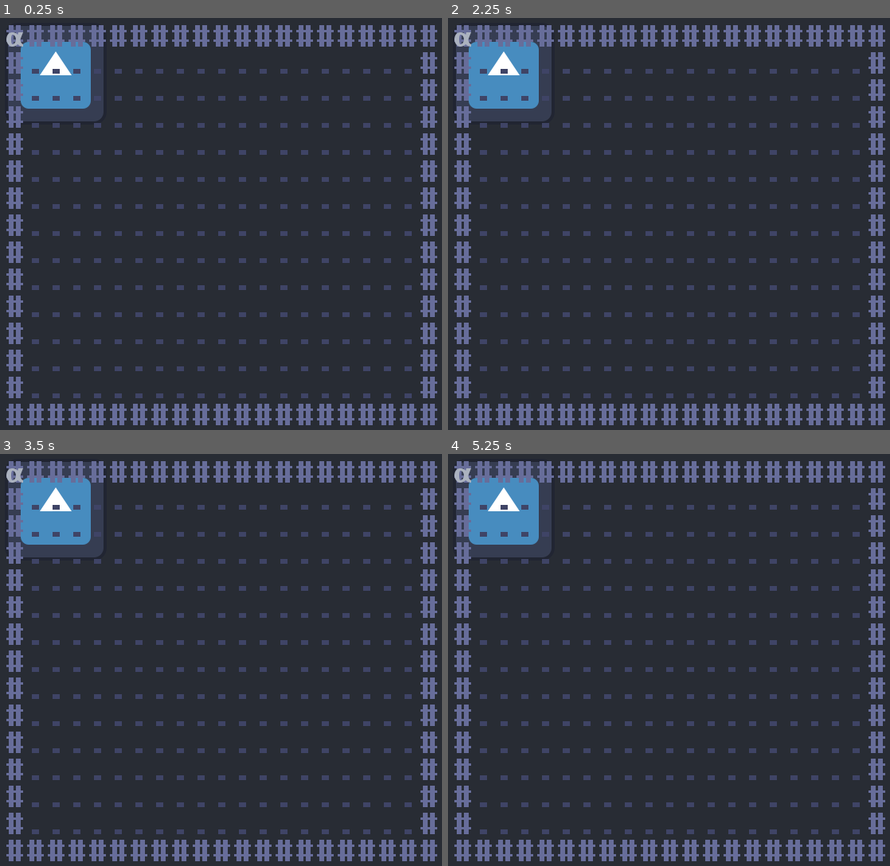
Above: before the commit, frames 1-4 (two rows, left to right).
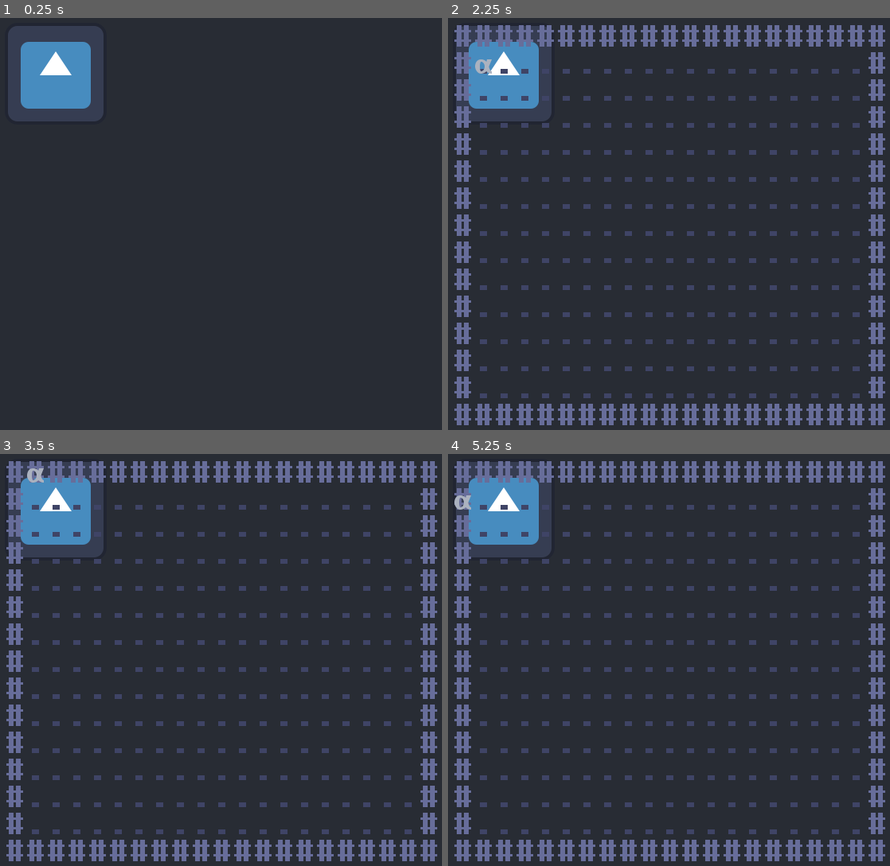
Above: after the commit, the same moments.

Repository: Coul33t/Godot2DTest
Game: Godot game, scene res://scene/main/MainScene.tscn
Same seed, same stepped clock (60 frames per second), same inputs: the game is played once before the commit and once after it. The engine's default icon, where the game draws it, is replaced by a stand-in: a white triangle on a blue panel in a dark square.
Inputs:
- Up to frame 1 (0.25 s): no input
- Up to frame 2 (2.25 s): tap Enter at 0.5, 2 s; hold D (move_right, bound only after the commit) 0.53-1.28 s; tap Space (init_world, bound only after the commit) at 0.6, 1.25, 1.35, 2.1 s; hold S (move_down, bound only after the commit) 1.28-2.03 s; hold D (move_right, bound only after the commit) from 2.03 s (still down)
- Up to frame 3 (3.5 s): tap Space (init_world, bound only after the commit) at 2.75, 2.85 s; release D (move_right, bound only after the commit) at 2.78 s; hold W (move_up, bound only after the commit) from 2.78 s (still down)
- Up to frame 4 (5.25 s): tap Enter at 3.5 s; release W (move_up, bound only after the commit) at 3.53 s; hold A (move_left, bound only after the commit) 3.53-5.03 s; tap Space (init_world, bound only after the commit) at 3.6, 4.25, 4.35, 5.1 s; hold S (move_down, bound only after the commit) from 5.03 s (still down)

The runs differ from the first frame. In frame 1, 14% of the frame differs, in the area x 1-99%, y 1-99%; in frame 2, 0.2%; in frame 3, 0.2%; in frame 4, 0.2%.

Commit message:
Tutorial part 4 done

Diff:
--- /dev/null
+++ b/library/InputName.gd
@@ -0,0 +1,7 @@
+extends Node
+
+const MOVE_UP: String = "move_up"
+const MOVE_RIGHT: String = "move_right"
+const MOVE_LEFT: String = "move_left"
+const MOVE_DOWN: String = "move_down"
+const INIT_WORLD: String = "init_world"
--- a/project.godot
+++ b/project.godot
@@ -23,6 +23,39 @@
 window/size/resizable=false
 window/energy_saving/keep_screen_on=false
 
+[input]
+
+move_up={
+"deadzone": 0.5,
+"events": [Object(InputEventKey,"resource_local_to_scene":false,"resource_name":"","device":0,"window_id":0,"alt_pressed":false,"shift_pressed":false,"ctrl_pressed":false,"meta_pressed":false,"pressed":false,"keycode":0,"physical_keycode":87,"key_label":0,"unicode":0,"echo":false,"script":null)
+]
+}
+move_right={
+"deadzone": 0.5,
+"events": [Object(InputEventKey,"resource_local_to_scene":false,"resource_name":"","device":0,"window_id":0,"alt_pressed":false,"shift_pressed":false,"ctrl_pressed":false,"meta_pressed":false,"pressed":false,"keycode":0,"physical_keycode":68,"key_label":0,"unicode":0,"echo":false,"script":null)
+]
+}
+move_down={
+"deadzone": 0.5,
+"events": [Object(InputEventKey,"resource_local_to_scene":false,"resource_name":"","device":0,"window_id":0,"alt_pressed":false,"shift_pressed":false,"ctrl_pressed":false,"meta_pressed":false,"pressed":false,"keycode":0,"physical_keycode":83,"key_label":0,"unicode":0,"echo":false,"script":null)
+]
+}
+move_left={
+"deadzone": 0.5,
+"events": [Object(InputEventKey,"resource_local_to_scene":false,"resource_name":"","device":0,"window_id":0,"alt_pressed":false,"shift_pressed":false,"ctrl_pressed":false,"meta_pressed":false,"pressed":false,"keycode":0,"physical_keycode":65,"key_label":0,"unicode":0,"echo":false,"script":null)
+]
+}
+interact={
+"deadzone": 0.5,
+"events": [Object(InputEventKey,"resource_local_to_scene":false,"resource_name":"","device":0,"window_id":0,"alt_pressed":false,"shift_pressed":false,"ctrl_pressed":false,"meta_pressed":false,"pressed":false,"keycode":0,"physical_keycode":69,"key_label":0,"unicode":0,"echo":false,"script":null)
+]
+}
+init_world={
+"deadzone": 0.5,
+"events": [Object(InputEventKey,"resource_local_to_scene":false,"resource_name":"","device":0,"window_id":0,"alt_pressed":false,"shift_pressed":false,"ctrl_pressed":false,"meta_pressed":false,"pressed":false,"keycode":0,"physical_keycode":32,"key_label":0,"unicode":0,"echo":false,"script":null)
+]
+}
+
 [rendering]
 
 environment/defaults/default_clear_color=Color(0.156863, 0.172549, 0.203922, 1)
--- a/scene/main/InitWorld.gd
+++ b/scene/main/InitWorld.gd
@@ -1,4 +1,6 @@
 extends Node2D
+
+signal sprite_created(new_sprite)
 
 const PLAYER := preload("res://sprites/pc.tscn")
 const WALL := preload("res://sprites/wall.tscn")
@@ -10,11 +12,17 @@
 var _new_groupname := preload("res://library/GroupName.gd").new()
 var _new_convertcoord := preload("res://library/ConvertCoord.gd").new()
 var _new_dungeonsize := preload("res://library/DungeonSize.gd").new()
+var _new_inputname := preload("res://library/InputName.gd").new()
 
-# Called when the node enters the scene tree for the first time.
-func _ready() -> void:
+var _initialised = false
+
+func _init_dungeon() -> void:
 	_make_dummy_map()
+
+
+func _init_player() -> void:
 	_create_sprite(PLAYER, _new_groupname.PC, 0, 0)
+
 
 func _make_dummy_map() -> void:
 	# Walls
@@ -31,6 +39,7 @@
 		for y in range(1, _new_dungeonsize.MAX_Y - 1):
 			_create_sprite(FLOOR, _new_groupname.FLOOR, x, y)
 
+
 func _create_sprite(prefab: PackedScene, group: String, x: int, y: int) -> void:
 	var new_sprite = prefab.instantiate() as Sprite2D
 	new_sprite.position = _new_convertcoord.index_to_vector(x, y)
@@ -38,6 +47,21 @@
 
 	add_child(new_sprite)
 
+	emit_signal("sprite_created", new_sprite)
+
+func init_world() -> void:
+	_init_dungeon()
+	_init_player()
+
+func _unhandled_input(event: InputEvent) ->void:
+	if event.is_action_pressed(_new_inputname.INIT_WORLD):
+		init_world()
+		set_process_unhandled_input(false)
+
+# Called when the node enters the scene tree for the first time.
+func _ready() -> void:
+	pass
+
 
 # Called every frame. 'delta' is the elapsed time since the previous frame.
 func _process(delta):
--- /dev/null
+++ b/scene/main/MainScene.gd
@@ -0,0 +1,14 @@
+extends Node2D
+
+var __
+
+# Called when the node enters the scene tree for the first time.
+func _ready():
+	# old way: var __ = get_node("../InitWorld").connect("sprite_created", self, "_on_InitWorld_sprite_created", [index])
+	# new way: var __ = get_node("../InitWorld").sprite_created.connect(_on_InitWorld_sprite_created.bind(index))
+	__ = get_node("InitWorld").sprite_created.connect(get_node("PCmove")._on_InitWorld_sprite_created)
+
+
+# Called every frame. 'delta' is the elapsed time since the previous frame.
+func _process(delta):
+	pass
--- a/scene/main/MainScene.tscn
+++ b/scene/main/MainScene.tscn
@@ -1,14 +1,17 @@
-[gd_scene load_steps=5 format=3 uid="uid://bkun0f6jn3ag5"]
+[gd_scene load_steps=7 format=3 uid="uid://bkun0f6jn3ag5"]
 
 [ext_resource type="Texture2D" uid="uid://bc1jhd8euktaw" path="res://ressources/icon.svg" id="1_47nj0"]
+[ext_resource type="Script" path="res://scene/main/MainScene.gd" id="1_xrb1i"]
 [ext_resource type="Texture2D" uid="uid://cyxio7voe3ueu" path="res://ressources/curses_vector_24x36.png" id="2_15nwp"]
 [ext_resource type="Script" path="res://scene/main/InitWorld.gd" id="3_anvpl"]
+[ext_resource type="Script" path="res://scene/main/PCmove.gd" id="4_aydfk"]
 
 [sub_resource type="AtlasTexture" id="AtlasTexture_vdgeb"]
 atlas = ExtResource("2_15nwp")
 region = Rect2(216, 540, 24, 36)
 
 [node name="MainScene" type="Node2D"]
+script = ExtResource("1_xrb1i")
 
 [node name="Icon" type="Sprite2D" parent="."]
 position = Vector2(100, 100)
@@ -21,3 +24,6 @@
 
 [node name="InitWorld" type="Node2D" parent="."]
 script = ExtResource("3_anvpl")
+
+[node name="PCmove" type="Node2D" parent="."]
+script = ExtResource("4_aydfk")
--- /dev/null
+++ b/scene/main/PCmove.gd
@@ -0,0 +1,47 @@
+extends Node2D
+
+var _new_inputname := preload("res://library/InputName.gd").new()
+var _new_groupname := preload("res://library/GroupName.gd").new()
+var _new_convertcoord := preload("res://library/ConvertCoord.gd").new()
+
+var _pc: Sprite2D
+
+func _unhandled_input(event: InputEvent) -> void:
+	var dx: int = 0
+	var dy: int = 0
+
+	if event.is_action_pressed(_new_inputname.MOVE_UP):
+		dy = -1
+
+	elif event.is_action_pressed(_new_inputname.MOVE_RIGHT):
+		dx = 1
+
+	elif event.is_action_pressed(_new_inputname.MOVE_DOWN):
+		dy = 1
+
+	elif event.is_action_pressed(_new_inputname.MOVE_LEFT):
+		dx = -1
+
+	var source: Array = _new_convertcoord.vector_to_array(_pc.position)
+	var x: int = source[0]
+	var y: int = source[1]
+
+	_pc.position = _new_convertcoord.index_to_vector(x + dx, y + dy);
+
+
+# Called when the node enters the scene tree for the first time.
+func _ready():
+	# old way: var __ = get_node("../InitWorld").connect("sprite_created", self, "_on_InitWorld_sprite_created", [index])
+	# new way: var __ = get_node("../InitWorld").sprite_created.connect(_on_InitWorld_sprite_created.bind(index))
+	# var __ = get_node("../InitWorld").sprite_created.connect(_on_InitWorld_sprite_created)
+	# print("connect: {0}".format([__]));
+	set_process_unhandled_input(false)
+
+func _on_InitWorld_sprite_created(new_sprite: Sprite2D) -> void:
+	if new_sprite.is_in_group(_new_groupname.PC):
+		_pc = new_sprite
+		set_process_unhandled_input(true)
+
+# Called every frame. 'delta' is the elapsed time since the previous frame.
+func _process(delta):
+	pass
Not shown, added: .gitignore
